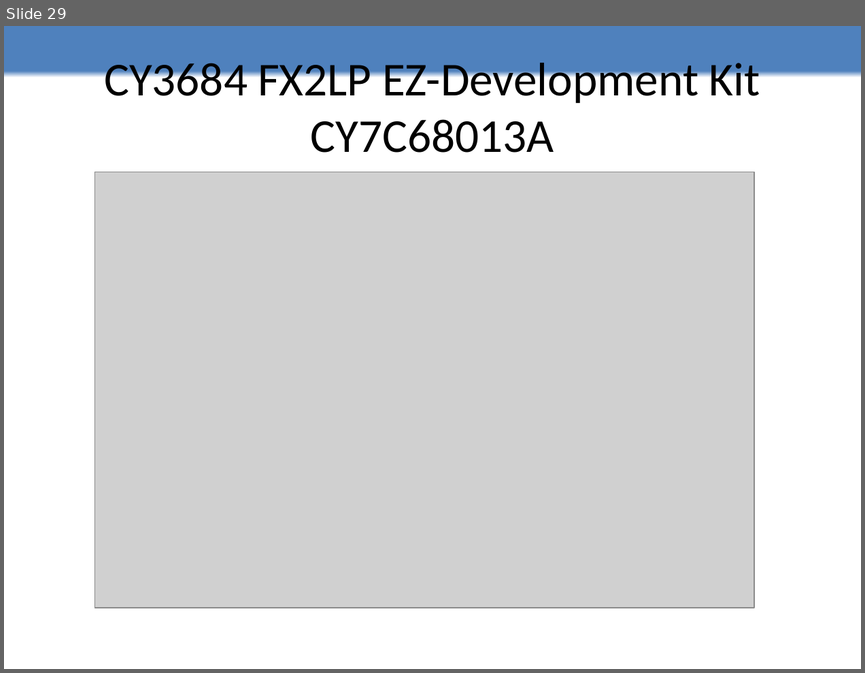
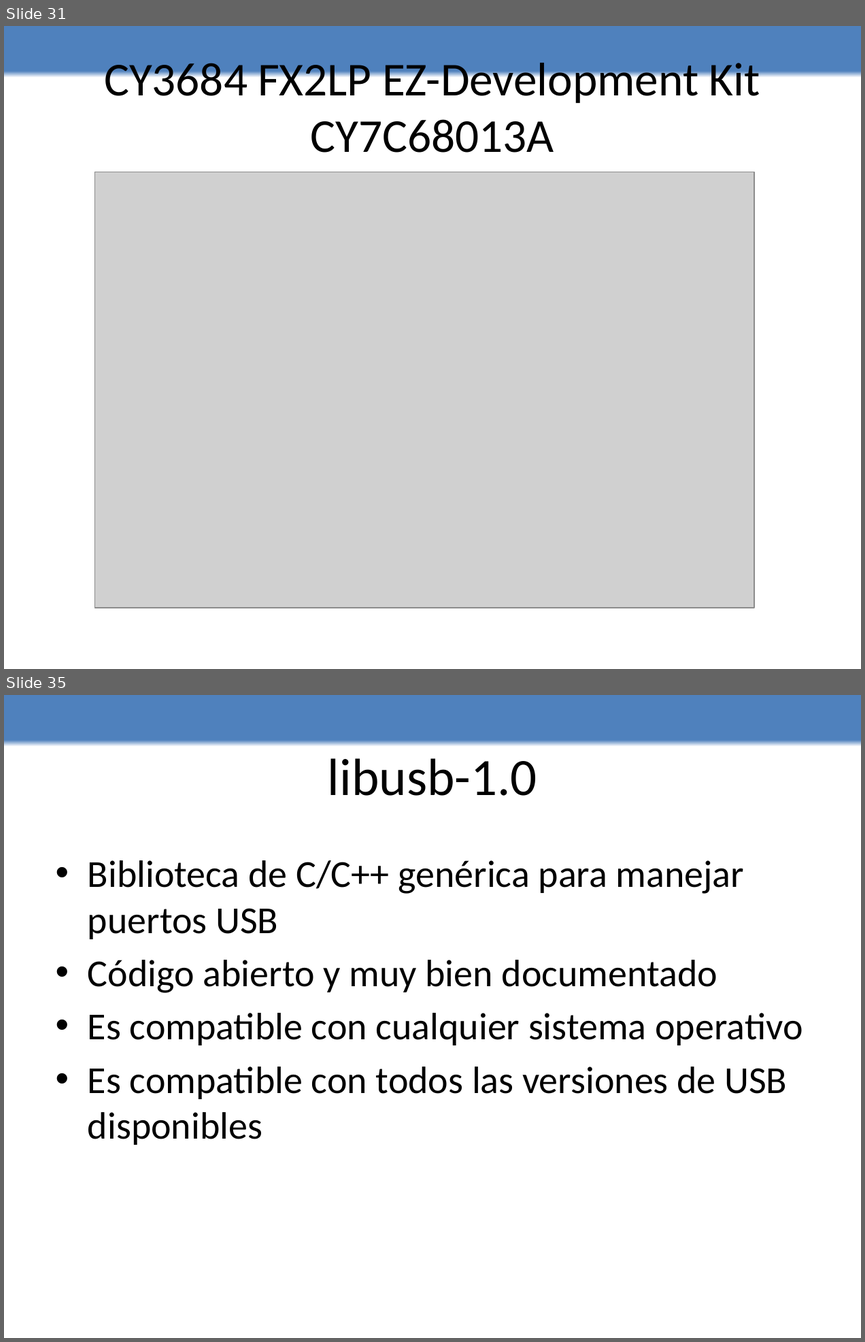
Before and after one commit to edwin0790/lechuzing, a slide deck: Presentacion/presentacion.pptx. Shown one above the other, each under a label of ours: slide 29 before the commit, slides 31 and 35 after it; the slides between them are not shown. The pictures are 865x673 and 865x1342 pixels, drawn with LibreOffice and Linux fonts; fonts in the diff are those of the drawing; grey boxes stand for pictures. Boxes give left, top, right and bottom in pixels: in the first picture for what was removed or moved away, otherwise in the second. Text is boxed around its words. In the diff, an @@ line names an element or a change of style, - is before the commit and + after.

```diff
--- a/Presentacion/presentacion.pptx
+++ b/Presentacion/presentacion.pptx
@@ slide 35 added at (x1=4, y1=695, x2=861, y2=1338), background gradient #FFFFFF to #4F81BD @@
@@ title added at (x1=328, y1=758, x2=536, y2=796), 44 pt, text #000000 @@
+libusb-1.0
@@ text added at (x1=88, y1=860, x2=802, y2=1144), 32 pt, text #000000 @@
+• Biblioteca de C/C++ genérica para manejar puertos USB
+• Código abierto y muy bien documentado
+• Es compatible con cualquier sistema operativo
+• Es compatible con todos las versiones de USB disponibles
@@ what was slide 29 is now slide 31 @@
```
Also in this commit, not shown: 2 slides changed, 6 other slides added.
